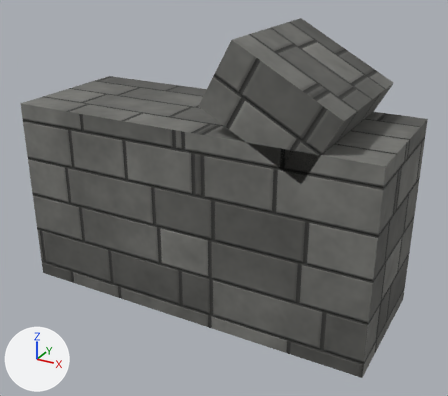
The glTF model public/models/ville_ruine_mur_casse.glb: old version first, new version second.
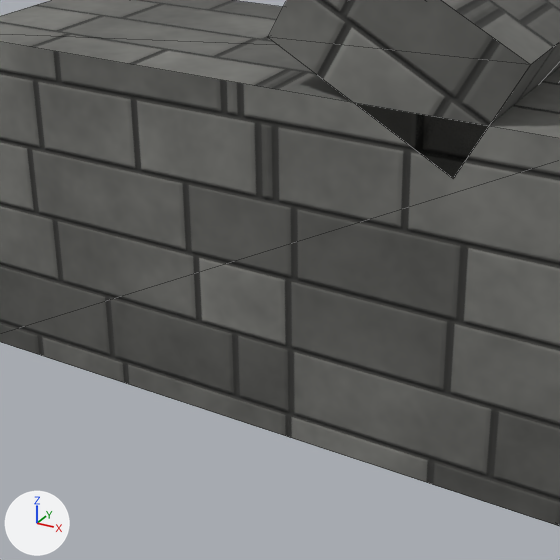
Old and new are each drawn whole from a 50 mm camera at (2.65, -4.66, 3.3) aimed at (0.12, -0.07, 1.01) and again close up on the part from 11% to 80% of the width and 22% to 100% of the height. Every picture has the same lights, and +X, +Y and +Z are marked at lower left. The first two pictures are the older version. The close-ups show mesh edges as thin lines. Vertices at exactly the same position are counted once.

Objects in the first close-up: 'ruine_mur_casse'.
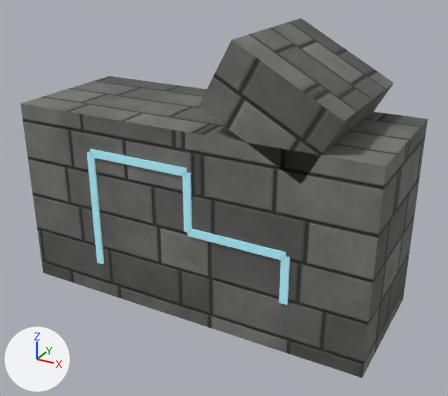
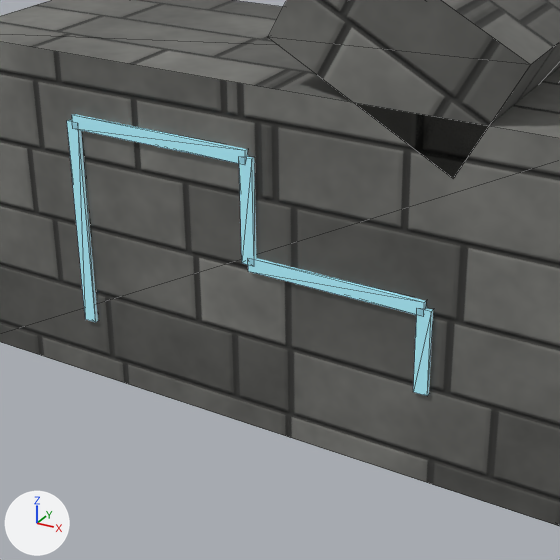
What differs and where, as boxes (x1, y1, x2, y2) in the close-ups (560 x 560 px):
part 1 of me_ruine_mur_casse, added (cyan)
    after: (67, 120, 98, 322)
part 2 of me_ruine_mur_casse, added (cyan)
    after: (72, 114, 248, 165)
part 3 of me_ruine_mur_casse, added (cyan)
    after: (239, 157, 257, 266)
part 4 of me_ruine_mur_casse, added (cyan)
    after: (248, 258, 426, 317)
part 5 of me_ruine_mur_casse, added (cyan)
    after: (413, 308, 433, 396)

The change, as a list of edits to the scene's bpy script:
```text
Add mat_glow:
    mat_glow = bpy.data.materials.new('glow')
    mat_glow.use_nodes = True; mat_glow.node_tree.nodes.clear()
    _N = mat_glow.node_tree.nodes; _L = mat_glow.node_tree.links
    n0 = _N.new('ShaderNodeBsdfPrincipled'); n0.name = 'Principled BSDF'
    n0.inputs[28].default_value = 0.12  # 'Emission Strength'
    n1 = _N.new('ShaderNodeOutputMaterial'); n1.name = 'Material Output'
    n2 = _N.new('ShaderNodeVertexColor'); n2.name = 'Color Attribute'
    _L.new(n0.outputs[0], n1.inputs[0])  # 'BSDF' to 'Surface'
    _L.new(n2.outputs[0], n0.inputs[0])  # 'Color' to 'Base Color'
Change me_ruine_mur_casse:
    used by ob_ruine_mur_casse; location = (0.0, 0.0, 0.0)
    remove me_ruine_mur_casse.from_pydata(...)  # 16 vertices, 24 faces; spans x -1.7..1.7, y -0.65..0.65, z 0.0..2.55
    add me_ruine_mur_casse.from_pydata(...)  # 96 vertices, 144 faces; spans x -1.7..1.7, y -0.67..0.67, z 0.0..2.55
    me_ruine_mur_casse part 1: a new loose piece, a box spanning x -0.935..-0.865, y -0.67..-0.64, z 0.342..1.458, in mat_glow
    me_ruine_mur_casse part 2: a new loose piece, a box spanning x -0.9..0.1, y -0.67..-0.64, z 1.423..1.493, in mat_glow
    me_ruine_mur_casse part 3: a new loose piece, a box spanning x 0.065..0.135, y -0.67..-0.64, z 0.918..1.458, in mat_glow
    me_ruine_mur_casse part 4: a new loose piece, a box spanning x 0.1..1.0, y -0.67..-0.64, z 0.883..0.953, in mat_glow
    me_ruine_mur_casse part 5: a new loose piece, a box spanning x 0.965..1.035, y -0.67..-0.64, z 0.486..0.918, in mat_glow
    other edits to the shape of me_ruine_mur_casse do not show in these pictures
    add me_ruine_mur_casse.materials.append(mat_glow)
```
